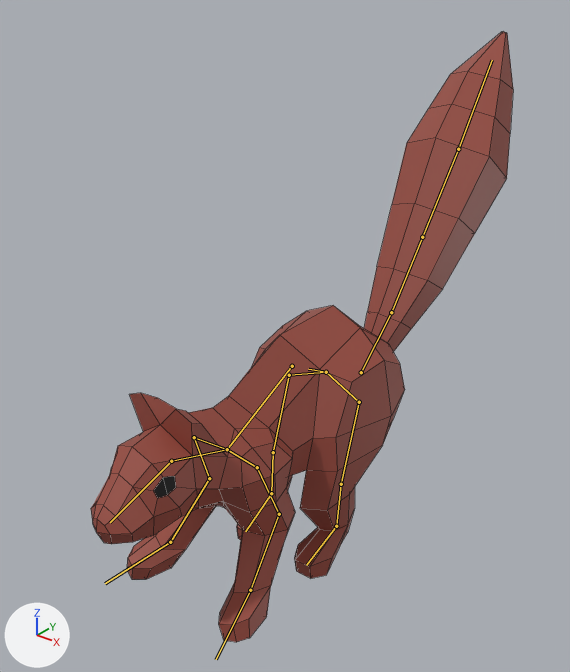
An edit to the FBX model Assets/Models/Animals/Squirrel.fbx, drawn before and after from the same camera.
Before and after are seen from a camera (50 mm lens) standing at (17.1, -20.8, 17.4) and looking at (-2.3, 3.5, 2.3). Every picture has the same lights, and +X, +Y and +Z are marked at lower left. The bones that bend it are drawn over the model as lines. Mesh edges are drawn as thin lines.

Names of what the first picture shows: 'Tail'.
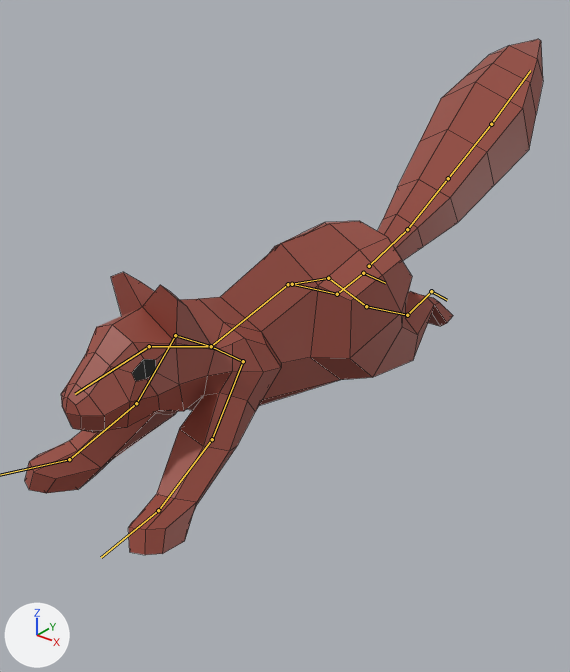
The newer file adds an action. The first version stands in its rest pose; the second is drawn at frame 33 of the action 'Armature|LightJumping'.

Changed parts and their boxes (x1, y1, x2, y2) in the pictures (570 x 672 px):
'Tail', posed (23% wider, 15% shorter): before (91, 32, 513, 642); after (25, 39, 543, 555)
bone 'Base', root to tip: before (326, 372) to (308, 369); after (328, 278) to (307, 281)
bone 'Spine', root to tip: before (292, 366) to (227, 449); after (288, 284) to (211, 346)
bone 'Neck', root to tip: before (227, 449) to (171, 461); after (211, 346) to (149, 346)
bone 'Head', root to tip: before (171, 461) to (110, 522); after (149, 346) to (75, 394)
bone 'FrontThigh.L', root to tip: before (257, 467) to (279, 514); after (243, 361) to (212, 439)
bone 'FrontShin.L', root to tip: before (279, 514) to (250, 590); after (212, 439) to (158, 510)
bone 'FrontThigh.R', root to tip: before (194, 437) to (209, 478); after (175, 335) to (136, 403)
bone 'FrontShin.R', root to tip: before (209, 478) to (170, 542); after (136, 403) to (69, 459)
bone 'BackThigh.L', root to tip: before (359, 402) to (341, 484); after (366, 306) to (407, 315)
bone 'BackShin.L', root to tip: before (341, 484) to (336, 526); after (407, 315) to (431, 291)
bone 'BackFoot.L', root to tip: before (336, 526) to (306, 565); after (431, 291) to (447, 300)
bone 'TailBase', root to tip: before (361, 372) to (391, 312); after (369, 266) to (407, 229)
bone 'BackThigh.R', root to tip: before (289, 375) to (273, 452); after (292, 284) to (337, 294)
bone 'BackShin.R', root to tip: before (273, 452) to (271, 493); after (337, 294) to (363, 273)
bone 'BackFoot.R', root to tip: before (271, 493) to (245, 531); after (363, 273) to (385, 283)

The edits, one by one:
Bone 'Base' (bone_base) moves from (0.0, 0.0, 0.0) to (0.0, 2.03, -3.77).
Bone 'Base' (bone_base) turns from (0, 0, 0) to (16, 0, 0) degrees about its own x, y and z.
Bone 'Spine' (bone_spine) turns from (0, 0, 0) to (-30, 0, 0) degrees about its own x, y and z.
Bone 'Neck' (bone_neck) turns from (0, 0, 0) to (12, 0, 0) degrees about its own x, y and z.
Bone 'Head' (bone_head) turns from (0, 0, 0) to (-8, 0, 0) degrees about its own x, y and z.
Bone 'FrontThigh.L' (bone_frontthigh_l) turns from (0, 0, 0) to (-49, -5, -2) degrees about its own x, y and z.
Bone 'FrontShin.L' (bone_frontshin_l) turns from (0, 0, 0) to (35, 0, 14) degrees about its own x, y and z.
Bone 'FrontThigh.R' (bone_frontthigh_r) turns from (0, 0, 0) to (-49, 5, 2) degrees about its own x, y and z.
Bone 'FrontShin.R' (bone_frontshin_r) turns from (0, 0, 0) to (35, 0, -14) degrees about its own x, y and z.
Bone 'BackThigh.L' (bone_backthigh_l) turns from (0, 0, 0) to (67, 0, -1) degrees about its own x, y and z.
Bone 'BackShin.L' (bone_backshin_l) turns from (0, 0, 0) to (23, 0, 0) degrees about its own x, y and z.
Bone 'BackFoot.L' (bone_backfoot_l) turns from (0, 0, 0) to (20, 0, -5) degrees about its own x, y and z.
Bone 'TailBase' (bone_tailbase) turns from (0, 0, 0) to (-43, 0, 0) degrees about its own x, y and z.
Bone 'BackThigh.R' (bone_backthigh_r) turns from (0, 0, 0) to (67, 0, 1) degrees about its own x, y and z.
Bone 'BackShin.R' (bone_backshin_r) turns from (0, 0, 0) to (23, 0, 0) degrees about its own x, y and z.
Bone 'BackFoot.R' (bone_backfoot_r) turns from (0, 0, 0) to (20, 0, 5) degrees about its own x, y and z.
